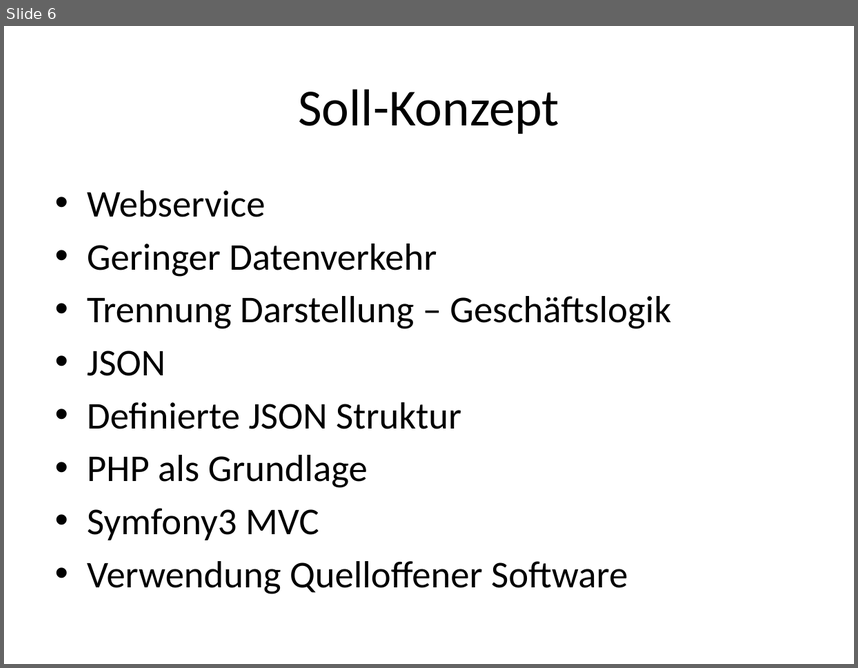
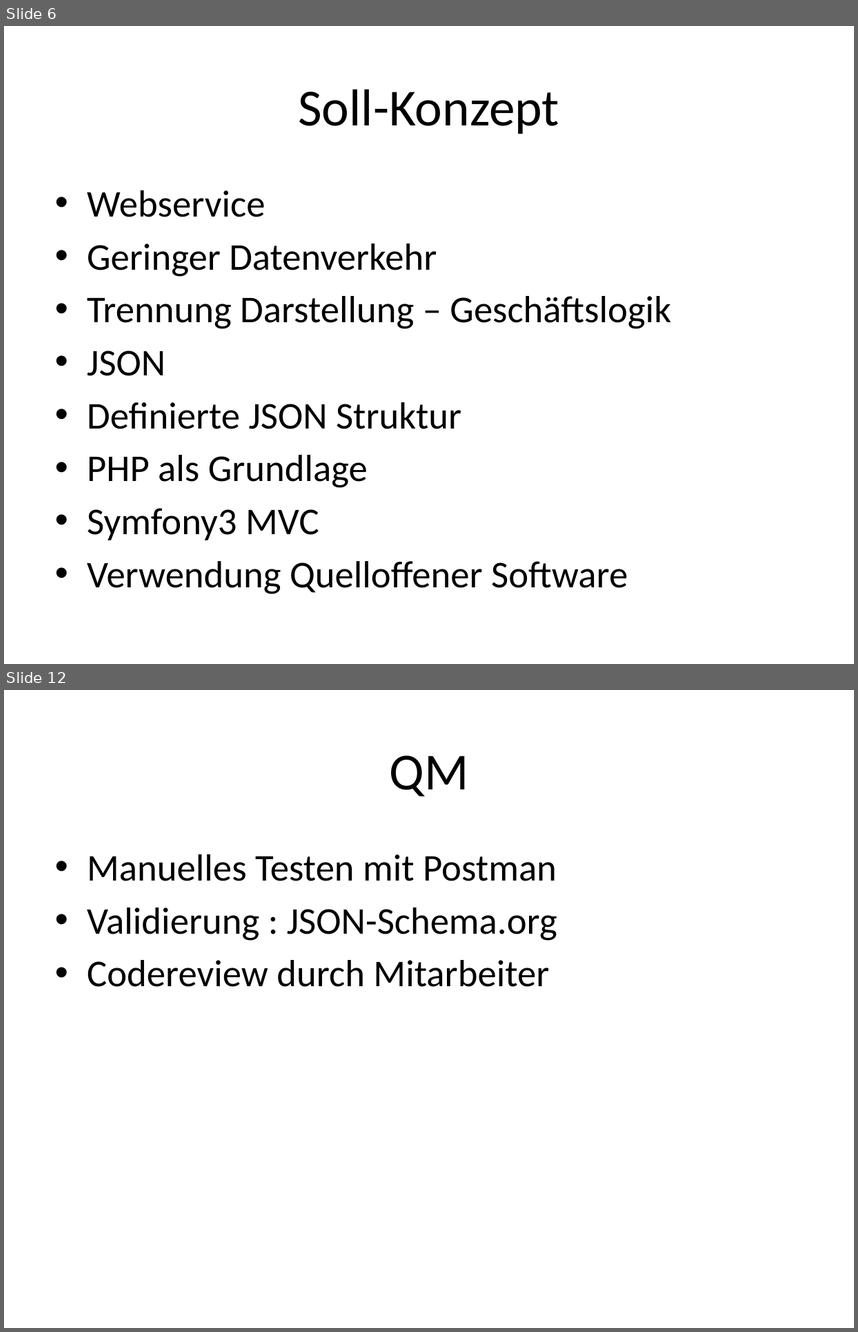
Before and after one commit to janhelmle/weiterbildung_fachinformatiker_ihk_projektantrag, a slide deck: praesentation/Projektpräsentation.pptx. Shown one above the other, each under a label of ours: slide 6 before the commit, slides 6 and 12 after it; the slides between them are not shown. The pictures are 858x668 and 858x1332 pixels, drawn with LibreOffice and Linux fonts; fonts in the diff are those of the drawing. Boxes give left, top, right and bottom in pixels: in the first picture for what was removed or moved away, otherwise in the second. Text is boxed around its words. In the diff, an @@ line names an element or a change of style, - is before the commit and + after.

```diff
--- a/praesentation/Projektpräsentation.pptx
+++ b/praesentation/Projektpräsentation.pptx
@@ slide 12 added at [4, 690, 854, 1328], background #FFFFFF @@
@@ title added at [389, 756, 468, 796], 44 pt, text #000000 @@
+QM
@@ text added at [87, 854, 557, 987], 32 pt, text #000000 @@
+• Manuelles Testen mit Postman
+• Validierung : JSON-Schema.org
+• Codereview durch Mitarbeiter
```
Also in this commit, not shown: 9 other slides added, 1 other file.
